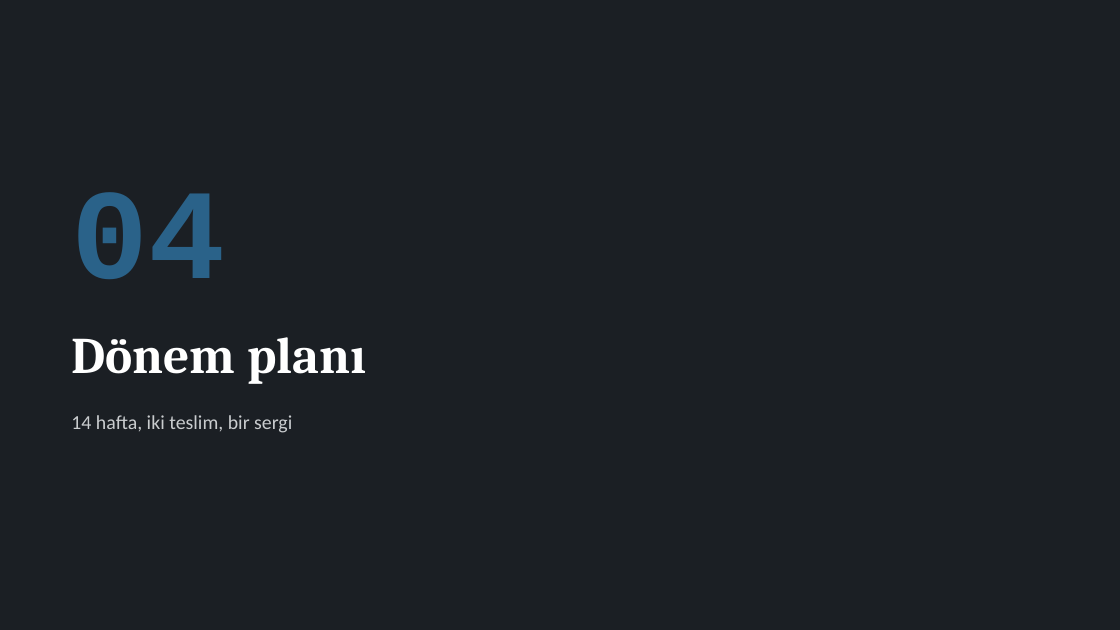
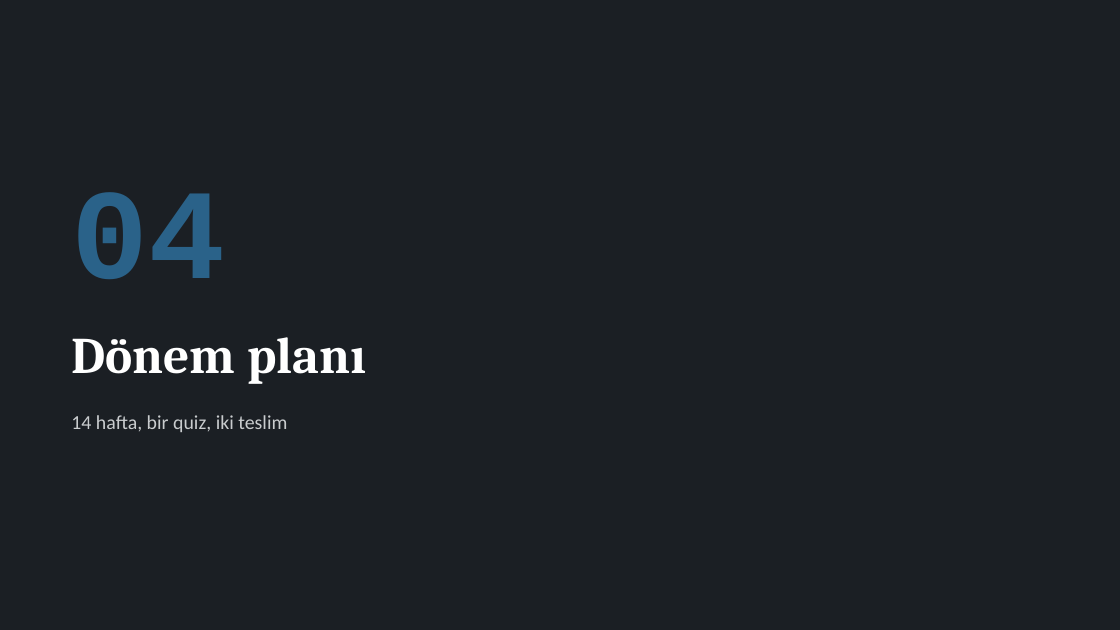
Before and after one commit to bunal91/sanat-ve-mekan, a slide deck: slide 23 of ders/serbest-cizim-teknikleri/02-1hafta-sunum.pptx. Drawn at 1120x630 pixels with LibreOffice and Linux fonts; fonts in the diff are those of the drawing. Boxes give left, top, right and bottom in pixels: in the first picture for what was removed or moved away, otherwise in the second. Text is boxed around its words. In the diff, an @@ line names an element or a change of style, - is before the commit and + after.

```diff
--- a/ders/serbest-cizim-teknikleri/02-1hafta-sunum.pptx
+++ b/ders/serbest-cizim-teknikleri/02-1hafta-sunum.pptx
@@ text at (x1=71, y1=415, x2=287, y2=432): text changed @@
-14 hafta, iki teslim, bir sergi
+14 hafta, bir quiz, iki teslim
```
Also in this commit, not shown: 12 other slides changed, 5 slides added, 4 slides removed, 2 other files.
